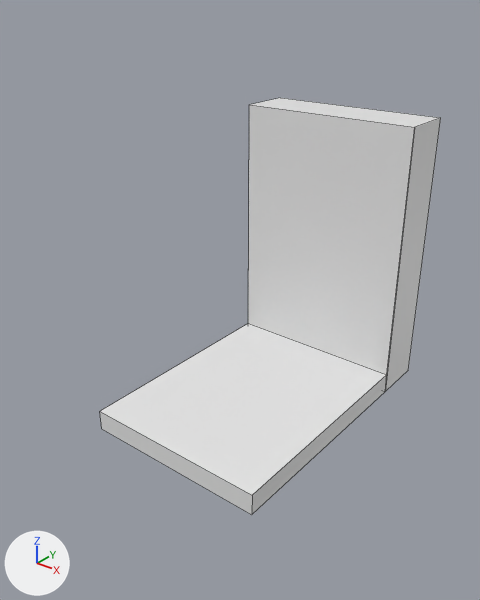
A saved change to the Blender file Blender/SpinToy.blend.
The view is the same before and after, from a 50 mm camera at (7.44, -13.13, 8.62) aimed at (0.19, -4.07, 3.0). Lighting does not change. The marker at lower left points along +X, +Y and +Z. The older version comes first. Mesh edges are drawn as thin lines.
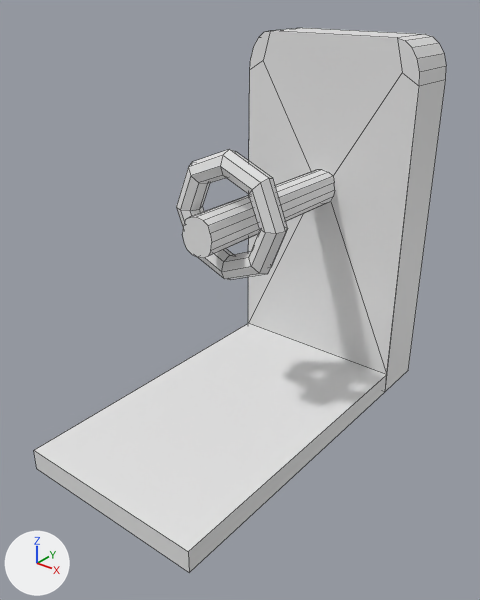
Commit message: toy spinner part

Edits to the bpy script that builds the scene:
```text
Change me_cube_001:
    used by ob_cube; location = (0.0, 0.0, 3.04); scale = (2.0, 1.0, 3.0)
    remove me_cube_001.from_pydata(...)  # 16 vertices, 14 faces; spans x -1.0..1.0, y -6.0..0.2, z -1.0..1.0
    add me_cube_001.from_pydata(...)  # 72 vertices, 46 faces; spans x -1.0..1.0, y -7.63..0.2, z -1.0..1.52
    me_cube_001 part 1
    2 vertices are removed from x -1.0..1.0, y -1.0, z 1.0
    7 faces are deleted
    4 vertices in x -1.0..1.0, y -6.0, z -1.0..-0.85 move by (0.0, -1.63, 0.0)
    2 vertices move from x -1.0..1.0, y 0.2, z 1.0 to x -1.0..1.0, y 0.2, z 1.25
    32 vertices are added at x -1.0..1.0, y -5.04..-1.0, z 0.37..1.52
    16 new vertices lie (0.0, 4.04, 0.0) away from vertices in x -0.17..0.17, y -5.04, z 0.37..0.62
    10 new vertices lie (0.0, 1.2, 0.0) away from vertices in x -0.99..0.99, y -1.0, z 1.33..1.52
    39 new faces join them
Add me_torus:
    me_torus.from_pydata(...)  # a torus around z (ring radius 1.0, tube radius 0.25) spanning x -1.25..1.25, y -1.25..1.25, z -0.25..0.25
Add ob_torus:
    ob_torus = bpy.data.objects.new('Torus', me_torus)
    ob_torus.location = (0.01, -4.15, 4.66)
    ob_torus.rotation_euler = (1.571, 0.0, 0.0)  # degrees (90, 0, 0)
```

Boxes [x1, y1, x2, y2] around the edits, measured in the pictures (480 x 600 px):
'Cube', reshaped (21% wider, 31% taller): before [100, 98, 441, 515]; after [34, 28, 446, 573]
'Torus', added: after [176, 149, 288, 279]
